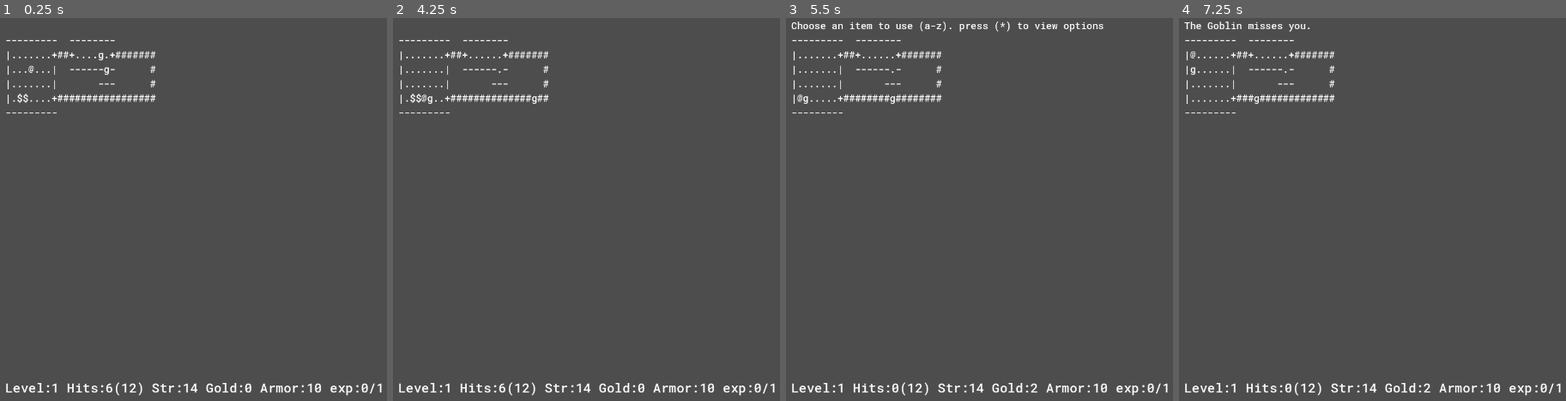
Above: before the commit, frames 1-4 (left to right).
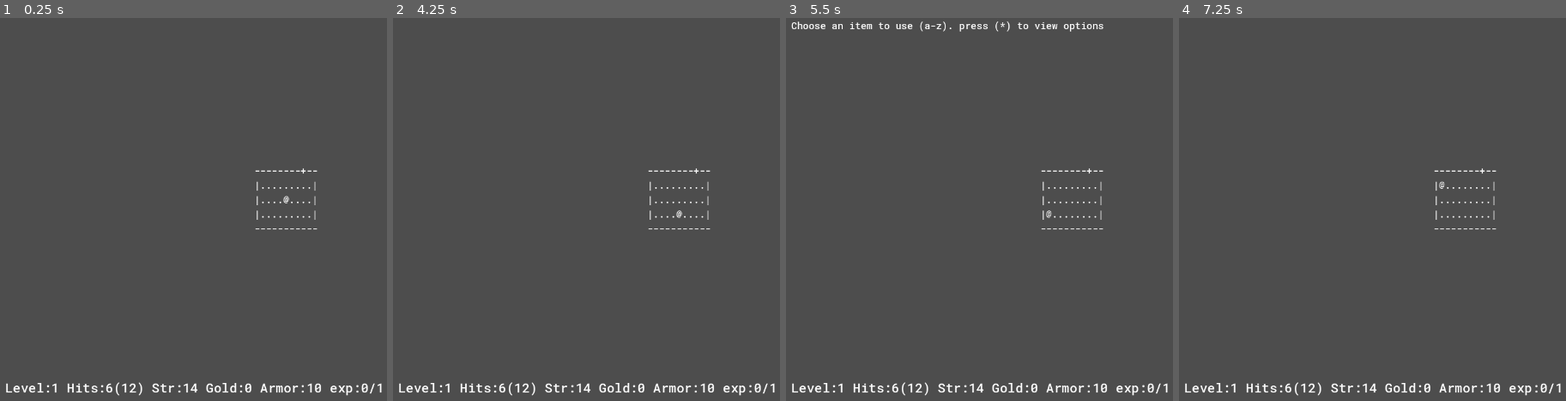
Above: after the commit, the same moments.

Repository: Kristjan-Kessel/GodotRogue
Game: Godot game, scene res://Scenes/main.tscn
The game is run twice, just before and just after one commit, with the same random seed, the same clock (stepped at 60 frames per second) and the same inputs.
Inputs:
- Up to frame 1 (0.25 s): no input
- Up to frame 2 (4.25 s): tap Enter at 0.5 s; hold Right (ui_right) 0.53-1.28 s; tap T (command_take_armor_off) at 0.6, 1.55, 3.05 s; tap Space (continue) at 0.8, 1.35, 2.3, 2.75, 3.5, 3.8 s; hold Down (ui_down) 1.28-2.03 s; hold Right (ui_right) 2.03-2.78 s; tap D (command_drop) at 2.1 s; hold Up (ui_up) 2.78-3.53 s; tap F (command_find) at 2.85 s; hold Left (ui_left) from 3.53 s (still down); tap . (command_rest) at 3.6 s
- Up to frame 3 (5.5 s): tap T (command_take_armor_off) at 4.35 s; release Left (ui_left) at 5.03 s; hold Down (ui_down) from 5.03 s (still down); tap Q (command_use_item) at 5.1 s; tap Space (continue) at 5.3 s
- Up to frame 4 (7.25 s): tap Space (continue) at 5.75, 6.5, 6.6 s; release Down (ui_down) at 5.78 s; hold Right (ui_right) 5.78-6.53 s; tap W (command_wield_weapon) at 5.85 s; tap T (command_take_armor_off) at 6.05 s; hold Up (ui_up) from 6.53 s (still down)

The runs differ from the first frame. In frame 1, 1.2% of the frame differs, in the area x 1-83%, y 5-56%; in frame 2, 1.1%; in frame 3, 1.1%; in frame 4, 1.4%, in the area x 1-83%, y 0-98%.

Commit message:
Add system for discovering the level

Diff:
--- a/Scenes/main.tscn
+++ b/Scenes/main.tscn
@@ -54,3 +54,5 @@
 [connection signal="open_inventory" from="Player" to="." method="_on_player_open_inventory"]
 [connection signal="player_move" from="Player" to="." method="_on_player_move"]
 [connection signal="render_map" from="Player" to="." method="_on_player_render_map"]
+[connection signal="player_death" from="Player/Stats" to="." method="_on_stats_player_death"]
+[connection signal="player_death" from="Player/Stats" to="Player" method="_on_stats_player_death"]
--- a/Scripts/Enemies/Base/enemy.gd
+++ b/Scripts/Enemies/Base/enemy.gd
@@ -9,6 +9,7 @@
 @export var dice: int
 enum State {IDLE,ATTACKING}
 var state = ""
+var is_visible = true
 
 func on_turn(astar: AStar2D, tile: Tile, player_tile: Tile):
 	# check if see player, turn to attacking stance!
@@ -23,6 +24,8 @@
 	print("hit: %d+%d" % [hit, hit_bonus])
 	hit += hit_bonus
 
+	var result = ""
+
 	if hit>=player.stats.armor || crit:
 		var damage = Globals.rng.randi_range(1,dice)
 		print("dmg: %d+%d" % [damage,hit_bonus])
@@ -30,8 +33,11 @@
 		player.stats.current_hp -= damage
 		if crit:
 			damage += damage
-			return "The %s has injured you." % label
+			result = "The %s has injured you." % label
 		else:
-			return "The %s has greatly injured you." % label
+			result = "The %s has greatly injured you." % label
+		if player.stats.current_hp == 0:
+			result = "The %s has killed you." % label
 	else:
-		return "The %s misses you." % label
+		result = "The %s misses you." % label
+	return result
--- a/Scripts/Level/level_generator.gd
+++ b/Scripts/Level/level_generator.gd
@@ -262,28 +262,28 @@
 			var tile = null
 			match ascii_map[y][x]:
 				Constants.WALL:
-					tile = Tile.new("WALL", false, Constants.WALL,false, id)
+					tile = Tile.new("WALL", false, Constants.WALL, false, id, Vector2(x,y))
 				Constants.CEILING:
-					tile = Tile.new("WALL", false, Constants.CEILING,false, id)
+					tile = Tile.new("WALL", false, Constants.CEILING,false, id, Vector2(x,y))
 				Constants.FLOOR:
-					tile = Tile.new("FLOOR", true, Constants.FLOOR,false, id)
+					tile = Tile.new("FLOOR", true, Constants.FLOOR,false, id, Vector2(x,y))
 				Constants.DOOR:
-					tile = Tile.new("DOOR", true, Constants.DOOR,true, id)
+					tile = Tile.new("DOOR", true, Constants.DOOR,true, id, Vector2(x,y))
 				Constants.CORRIDOR:
-					tile = Tile.new("CORRIDOR",true,Constants.CORRIDOR,false, id)
+					tile = Tile.new("CORRIDOR",true,Constants.CORRIDOR,false, id, Vector2(x,y))
 				Constants.PLAYER:
-					tile = Tile.new("FLOOR",true,Constants.FLOOR,false, id)
+					tile = Tile.new("FLOOR",true,Constants.FLOOR,false, id, Vector2(x,y))
 					player.position = Vector2(x,y);
 					tile.entity = player
 				Constants.GOLD:
-					tile = Tile.new("FLOOR",true,Constants.FLOOR,false, id)
+					tile = Tile.new("FLOOR",true,Constants.FLOOR,false, id, Vector2(x,y))
 					tile.item = Gold.new()
 				"&":
-					tile = Tile.new("FLOOR",true,Constants.FLOOR,false, id)
+					tile = Tile.new("FLOOR",true,Constants.FLOOR,false, id, Vector2(x,y))
 					var enemy = EnemyData.new(Vector2(x,y),"res://Scripts/Enemies/goblin.tscn")
 					enemies.append(enemy)
 				_:
-					tile = Tile.new("EMPTY", false,Constants.EMPTY, false, id)
+					tile = Tile.new("EMPTY", false,Constants.EMPTY, false, id, Vector2(x,y))
 			row.append(tile)
 			id += 1
 		tile_map.append(row)
--- a/Scripts/Level/tile.gd
+++ b/Scripts/Level/tile.gd
@@ -8,13 +8,16 @@
 var ascii: String
 var is_important: bool
 var id: int
+var discovered = false
+var position: Vector2
 
-func _init(tile_type: String, _is_walkable: bool, _ascii: String, _important: bool, _id: int):
+func _init(tile_type: String, _is_walkable: bool, _ascii: String, _important: bool, _id: int, _position: Vector2):
 	type = tile_type
 	is_walkable = _is_walkable
 	ascii = _ascii
 	is_important = _important
 	id = _id
+	position = _position
 
 func is_interesting() -> bool:
 	return is_important || item != null || entity != null
--- a/Scripts/Player/player.gd
+++ b/Scripts/Player/player.gd
@@ -20,7 +20,7 @@
 @onready var stats = $Stats
 
 # Commands
-enum CommandType {NONE, FIND, MOVE, INVENTORY, DROP, WEAR_ARMOR, WIELD_WEAPON, USE_ITEM, ATTACK} # For commands that take an argument to execute (ex: direction)
+enum CommandType {DEATH, NONE, FIND, MOVE, INVENTORY, DROP, WEAR_ARMOR, WIELD_WEAPON, USE_ITEM, ATTACK} # For commands that take an argument to execute (ex: direction)
 var current_command = CommandType.NONE
 
 # Inventory
@@ -234,3 +234,6 @@
 			else:
 				log_message.emit("Invalid item.")
 	return null
+
+func _on_stats_player_death() -> void:
+	current_command = CommandType.DEATH
--- a/Scripts/Player/stats.gd
+++ b/Scripts/Player/stats.gd
@@ -1,4 +1,6 @@
 extends Node
+
+signal player_death
 
 @export var level: int = 1
 @export var max_hp: int = 12
@@ -21,6 +23,8 @@
 
 func _set_current_hp(new_hp):
 	current_hp = clamp(new_hp,0,max_hp)
+	if current_hp == 0:
+		player_death.emit()
 
 func get_total_armor():
 	return armor+bonus_armor
--- a/Scripts/main.gd
+++ b/Scripts/main.gd
@@ -16,32 +16,38 @@
 	Globals.initialize_randomness()
 	print("Using seed: ", Globals.rng_seed)
 	ui.update_stats(player, turn)
-	#new_level()
-	test_level()
+	new_level()
+	#test_level()
 
 func get_tile(position: Vector2) -> Tile:
 	if position.y >= 0 and position.y < map_data.size() and position.x >= 0 and position.x < map_data[0].size():
 		return map_data[position.y][position.x]
 	return null
 
-var enemy_cache = {}
+func get_tile_neighbours(tile: Tile) -> Array:
+	var tiles = []
+	for offset in [Vector2.LEFT, Vector2.RIGHT, Vector2.UP, Vector2.DOWN]:
+		var nx = tile.position.x + offset.x
+		var ny = tile.position.y + offset.y
+		var ntile = get_tile(Vector2(nx,ny))
+		if ntile != null:
+			tiles.append(ntile)
+	return tiles
 
 func update_astar():
 	for y in range(map_data.size()):
 		for x in range(map_data[y].size()):
 			var tile = map_data[y][x]
 			if tile.is_walkable and (tile.entity == null or tile.entity == player):
-				connect_tile(tile, Vector2(x,y))
-
-func connect_tile(tile, position):
-	astar.add_point(tile.id, position)
-	for offset in [Vector2.LEFT, Vector2.RIGHT, Vector2.UP, Vector2.DOWN]:
-		var nx = position.x + offset.x
-		var ny = position.y + offset.y
-		var ntile = get_tile(Vector2(nx,ny))
+				connect_tile(tile)
+
+func connect_tile(tile):
+	astar.add_point(tile.id, tile.position)
+	for ntile in get_tile_neighbours(tile):
 		if ntile != null && ntile.is_walkable && astar.has_point(ntile.id):
 			astar.connect_points(tile.id, ntile.id)
 
+var enemy_cache = {}
 func spawn_enemies_from_list(enemy_list):
 	for enemy_data in enemy_list:
 		var enemy_scene = enemy_cache.get(enemy_data.path)
@@ -62,31 +68,76 @@
 	var level_data = LevelGenerator.convert_ascii_to_tiles(ascii_map, player)
 	map_data = level_data[0]
 	spawn_enemies_from_list(level_data[1])
-	render_map()
 	update_astar()
+	reveal_room(get_tile(player.position))
+	render_map()
 
 func new_level():
 	var ascii_map = LevelGenerator.generate_level()
 	var level_data = LevelGenerator.convert_ascii_to_tiles(ascii_map, player)
 	map_data = level_data[0]
 	spawn_enemies_from_list(level_data[1])
-	render_map()
 	update_astar()
+	reveal_room(get_tile(player.position))
+	render_map()
 
 func render_map():
+	# check for line of sight
+	var ptile = get_tile(player.position)
+	var max_distance = 99
+	for enemy in enemies.get_children():
+		var is_visible = true
+		var etile = get_tile(enemy.position)
+		connect_tile(etile)
+		var path = astar.get_point_path(ptile.id,etile.id)
+		var distance = 0
+		for i in range(1, path.size() - 1):
+			var tile = get_tile(path[i])
+			distance += 1
+			if tile.type == "DOOR":
+				is_visible = false
+				break
+			if tile.type == "CORRIDOR":
+				max_distance = 2
+			if distance > max_distance:
+				is_visible = false
+				break
+		enemy.is_visible = is_visible
+		astar.remove_point(etile.id)
+
 	var map_str = log_message+"\n"
 	for y in range(map_data.size()):
 		for x in range(map_data[y].size()):
 			var tile = map_data[y][x]
-			if tile.entity != null:
-				map_str += tile.entity.ascii
-			elif tile.item != null:
-				map_str += tile.item.ascii
+			if tile.discovered:
+				if tile.entity != null && (tile.entity == player || tile.entity.is_visible):
+					map_str += tile.entity.ascii
+				elif tile.item != null:
+					map_str += tile.item.ascii
+				else:
+					map_str += tile.ascii
 			else:
-				map_str += tile.ascii
+				map_str += " "
 		map_str += "\n"
-
 	level.text = map_str
+
+func reveal_room(start_tile: Tile):
+	var queue = [start_tile]
+	var visited = {}
+
+	while queue.size() > 0:
+		var current_tile = queue.pop_front()
+		var pos = current_tile.position
+
+		if visited.has(pos):
+			continue
+		visited[pos] = true
+
+		current_tile.discovered = true
+
+		for ntile in get_tile_neighbours(current_tile):
+			if ntile.type in ["WALL", "FLOOR", "DOOR", "CEILING"]:
+				queue.append(ntile)
 
 func render_inventory(text: String):
 	var map_str = ""
@@ -98,9 +149,6 @@
 
 	ui.set_stats_message(text)
 	level.text = map_str
-
-func _on_player_move(new_position: Vector2) -> void:
-	move_player(new_position)
 
 func move_enemy(new_position: Vector2, enemy: Enemy):
 	new_position.x = clamp(new_position.x, 0, Globals.map_width - 1)
@@ -115,7 +163,9 @@
 		elif target_tile.entity == player:
 			log_message = enemy.attack_player(player)
 			render_map()
-	astar.remove_point(get_tile(enemy.position).id)
+	var point_id = get_tile(enemy.position).id
+	if astar.has_point(point_id):
+		astar.remove_point(point_id)
 
 func move_player(new_position: Vector2) -> bool:
 	log_message = ""
@@ -131,6 +181,15 @@
 			player.position = new_position
 			target_tile.entity = player
 			moved = true
+
+			if target_tile.type == "DOOR" || target_tile.type == "CORRIDOR":
+				for ntile in get_tile_neighbours(target_tile):
+					if !ntile.discovered:
+						if ntile.type == "FLOOR":
+							reveal_room(ntile)
+						if ntile.type == "CORRIDOR" || ntile.type == "DOOR":
+							ntile.discovered = true
+
 			if target_tile.item != null:
 				var item = target_tile.item
 				item.on_pickup(player, target_tile)
@@ -151,12 +210,15 @@
 			tile.entity = null
 			enemy.queue_free()
 		else:
-			connect_tile(tile,enemy.position)
+			connect_tile(tile)
 			enemy.on_turn(astar, get_tile(player.position), tile)
 
 	render_map()
 	turn += 1
 	ui.update_stats(player, turn)
+
+func _on_player_move(new_position: Vector2) -> void:
+	move_player(new_position)
 
 func _on_player_log_message(new_message: Variant) -> void:
 	log_message = new_message
@@ -175,11 +237,11 @@
 		var right_tile = get_tile(player.position + right_direction)
 
 		if !bypass_important:
-			if left_tile.is_interesting():
-				break
-			if right_tile.is_interesting():
-				break
-			if next_tile.is_interesting():
+			if left_tile != null && left_tile.is_interesting():
+				break
+			if right_tile != null && right_tile.is_interesting():
+				break
+			if next_tile != null && next_tile.is_interesting():
 				break
 		bypass_important = false
 		var moved = move_player(new_position)
@@ -214,3 +276,6 @@
 	player.inventory.erase(item)
 
 	render_map()
+
+func _on_stats_player_death() -> void:
+	pass
Not shown, changed: Test Levels/text.txt
